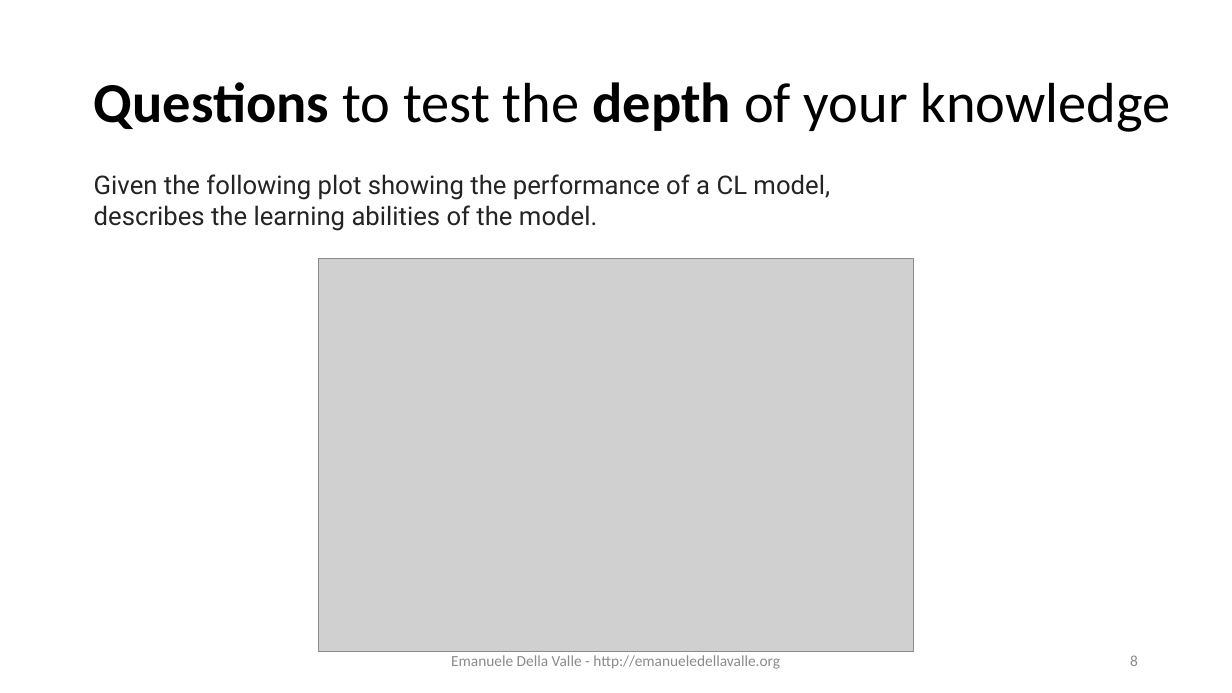
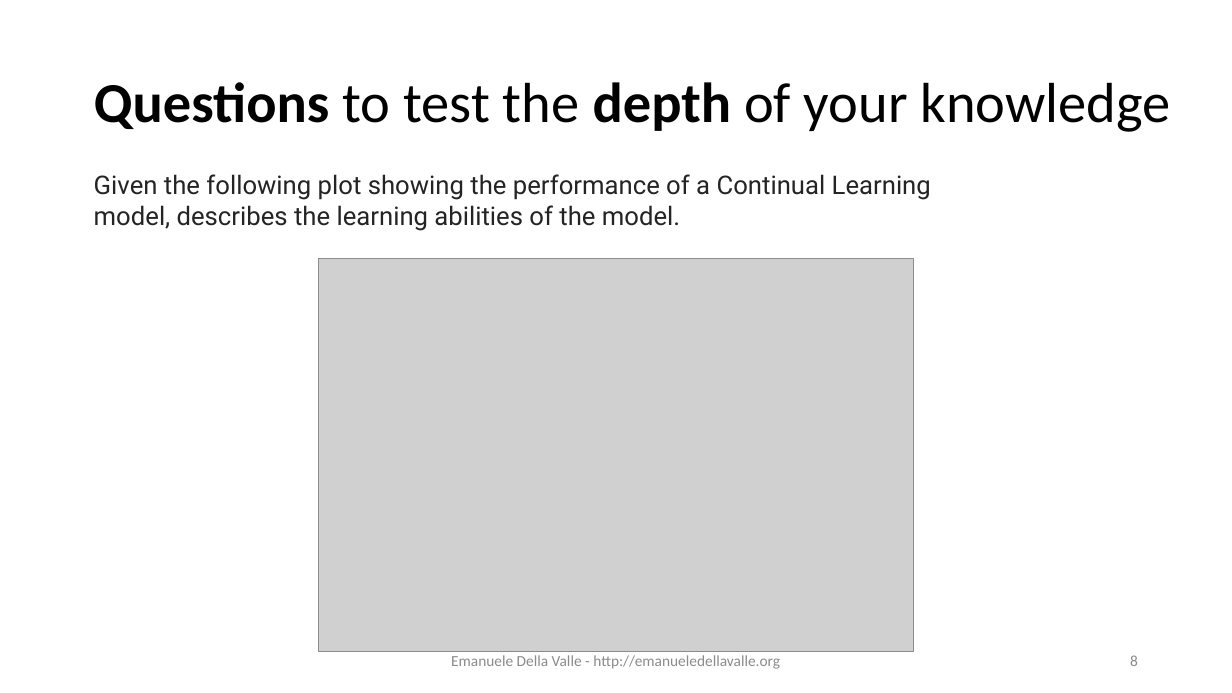
Before and after one commit to eugeniovaretti/streaming-data-analytics, a slide deck: slide 8 of lectures/11_SDS_exam-preview/11_Streaming-Data-Science_exam-preview.pptx. Drawn at 1232x693 pixels with LibreOffice and Linux fonts; fonts in the diff are those of the drawing; grey boxes stand for pictures. Boxes give left, top, right and bottom in pixels: in the first picture for what was removed or moved away, otherwise in the second. Text is boxed around its words. In the diff, an @@ line names an element or a change of style, - is before the commit and + after.

```diff
--- a/lectures/11_SDS_exam-preview/11_Streaming-Data-Science_exam-preview.pptx
+++ b/lectures/11_SDS_exam-preview/11_Streaming-Data-Science_exam-preview.pptx
@@ text at box(94, 174, 931, 231): text changed @@
-Given the following plot showing the performance of a CL model, describes the learning abilities of the model.
+Given the following plot showing the performance of a Continual Learning model, describes the learning abilities of the model.
```
Also in this commit, not shown: 3 other slides changed.
